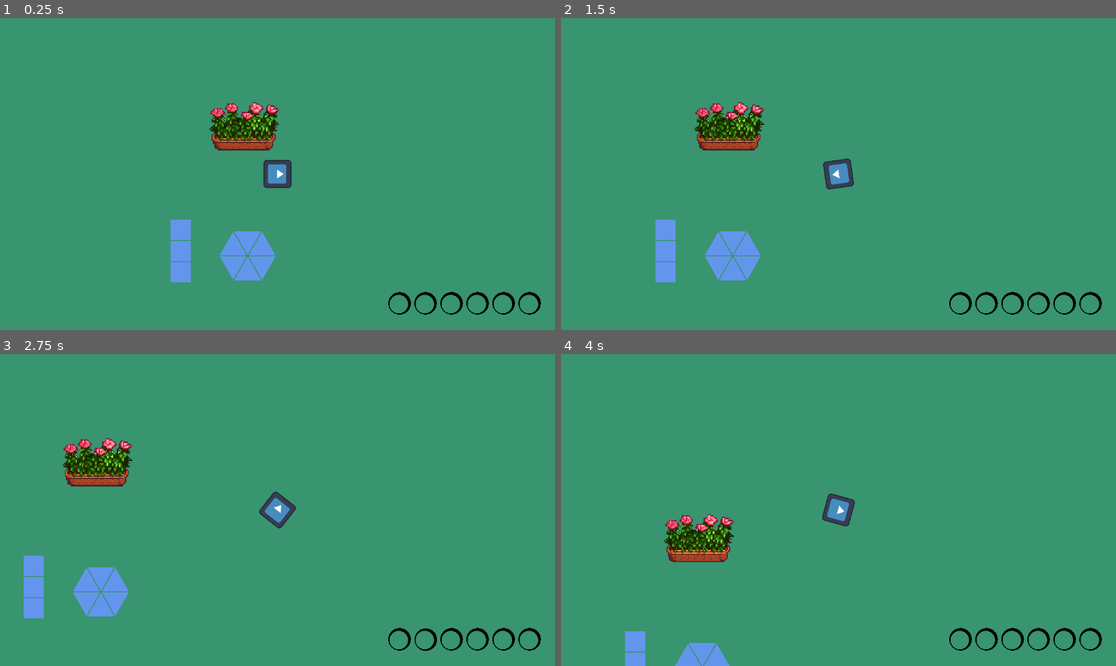
Above: before the commit, frames 1-4 (two rows, left to right).
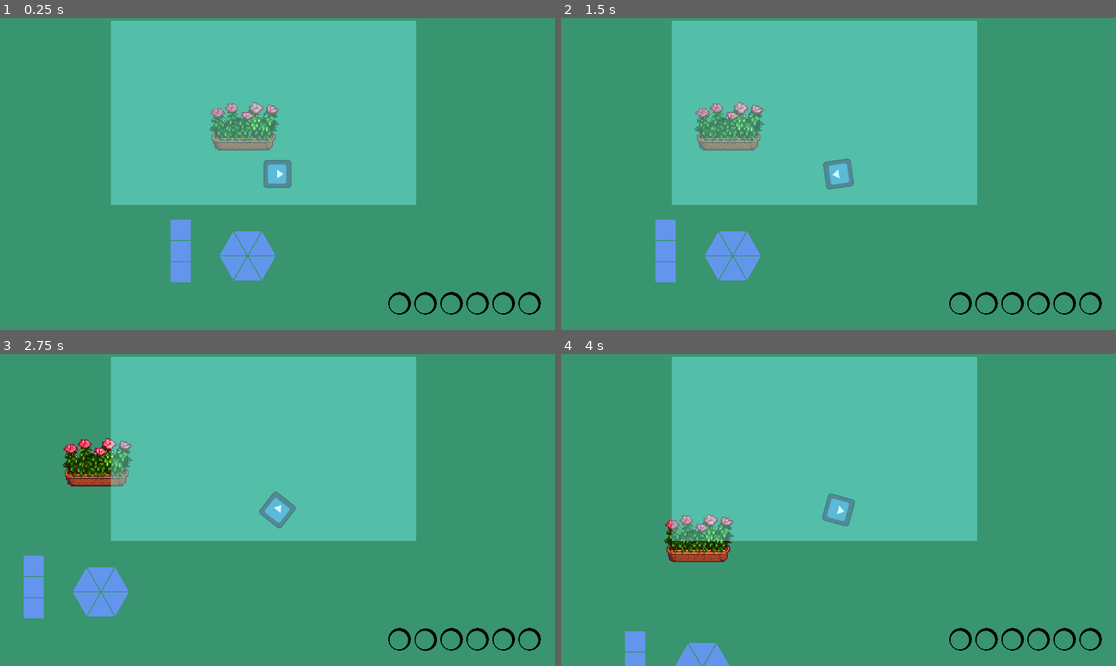
Above: after the commit, the same moments.

Repository: TheodoreVrel/DreamGarden
Game: Godot game, scene res://Scenes/GameManager/GameManager.tscn
Same seed, same stepped clock (60 frames per second), same inputs: the game is played once before the commit and once after it. The engine's default icon, where the game draws it, is replaced by a stand-in: a white triangle on a blue panel in a dark square.
Inputs (mouse positions are in pixels of both pictures, inside the frame that each line leads up to):
- Up to frame 1 (0.25 s): no input
- Up to frame 2 (1.5 s): move the mouse to (960, 158) at 0.52 s; hold D (move_right) 0.53-1.28 s; click (960, 158) at 0.6 s; move the mouse to (727, 189) at 1.27 s; hold Down (ui_down) from 1.28 s (still down); click (727, 189) at 1.35 s
- Up to frame 3 (2.75 s): tap Enter at 2 s; move the mouse to (333, 441) at 2.02 s; release Down (ui_down) at 2.03 s; hold D (move_right) from 2.03 s (still down); tap Mouse wheel down (scroll_down) at 2.1 s; click (333, 441) at 2.3 s
- Up to frame 4 (4 s): move the mouse to (810, 572) at 2.77 s; release D (move_right) at 2.78 s; hold Z (move_up) 2.78-3.53 s; tap Mouse wheel up (scroll_up) at 2.85 s; click (810, 572) at 3.05 s; move the mouse to (1005, 556) at 3.52 s; hold Q (move_left) from 3.53 s (still down); click (1005, 556) at 3.6 s

The runs differ from the first frame. In frame 1, 33% of the frame differs, in the area x 19-75%, y 0-60%; in frame 2, 32%; in frame 3, 32%; in frame 4, 32%.

Commit message:
tootlip

Diff:
--- a/Scenes/Debug/debug.gd
+++ b/Scenes/Debug/debug.gd
@@ -10,8 +10,26 @@
 		show_console()
 
 func print(variant, v1 = "", v2 = "", v3 = "", v4 = "", v5 = "", v6 = "", v7 = "", v8 = "", v9 = ""):
+	var args : Array
+	args.append(variant)
+	args.append(v1)
+	args.append(v2)
+	args.append(v3)
+	args.append(v4)
+	args.append(v5)
+	args.append(v6)
+	args.append(v7)
+	args.append(v8)
+	args.append(v9)
+
+	#for v in args:
+		#if v == null:
+			#v = ""
+
 	console.text += "\n"
-	console.text += str(variant) + str(v1) + str(v2) + str(v3) + str(v4) + str(v5) + str(v6) + str(v7) + str(v8) + str(v9)
+	for va in args:
+		console.text += str(va)
+	#variant) + str(v1) + str(v2) + str(v3) + str(v4) + str(v5) + str(v6) + str(v7) + str(v8) + str(v9)
 
 func show_console():
 	visible = !visible
--- a/Scenes/Debug/debug.tscn
+++ b/Scenes/Debug/debug.tscn
@@ -4,7 +4,6 @@
 
 [node name="Debug" type="CanvasLayer"]
 layer = 128
-visible = false
 script = ExtResource("1_pcufr")
 
 [node name="Control" type="Control" parent="."]
@@ -14,23 +13,25 @@
 anchor_bottom = 1.0
 grow_horizontal = 2
 grow_vertical = 2
+mouse_filter = 2
 
 [node name="ScrollContainer" type="ScrollContainer" parent="Control"]
 layout_mode = 1
 anchors_preset = -1
-anchor_left = 0.125
+anchor_left = 0.2
 anchor_top = 0.01
 anchor_right = 0.75
 anchor_bottom = 0.6
 grow_horizontal = 2
 grow_vertical = 2
+mouse_filter = 2
 
 [node name="DebugConsole" type="Control" parent="Control/ScrollContainer"]
 custom_minimum_size = Vector2(50, 50)
 layout_mode = 2
 size_flags_horizontal = 3
 size_flags_vertical = 3
-mouse_filter = 1
+mouse_filter = 2
 
 [node name="ColorRect" type="ColorRect" parent="Control/ScrollContainer/DebugConsole"]
 layout_mode = 1
--- a/Scenes/Flower/flower.gd
+++ b/Scenes/Flower/flower.gd
@@ -42,6 +42,8 @@
 
 	seed_texture = load(sprite_directory + str(id) + "_seed.png")
 	plant_texture = load(sprite_directory + str(id) + ".png")
+
+	#Debug.print(get_relevant_flower_info())
 	#print("plant texture = ", plant_texture)
 	#print(info)
 	#$Sprite2D.texture = load(sprite_directory + str(id) + ".png")
@@ -144,9 +146,24 @@
 func get_flower_stats_dict() -> Dictionary:
 	var stat_dict : Dictionary
 	if growth_stage == 3:
-		stat_dict = info
+		stat_dict = info.duplicate()
 	stat_dict.erase("plant_name")
 	stat_dict.erase("sun_multiplier")
 	stat_dict.erase("growth_time")
 	stat_dict.erase("water_needs")
 	return stat_dict
+
+func get_relevant_flower_info() -> Dictionary:
+	var stat_dict_1 : Dictionary
+	stat_dict_1 = info
+
+	var to_remove: Array
+	for data_point in info:
+		#print(data_point, "   ")
+		if str(stat_dict_1.get(data_point)) == "0":
+			to_remove.append(data_point)
+
+	for i in to_remove:
+		stat_dict_1.erase(i)
+	#print("-------------------", stat_dict)
+	return stat_dict_1
--- a/Scenes/GameManager/GameManager.gd
+++ b/Scenes/GameManager/GameManager.gd
@@ -7,6 +7,7 @@
 #@onready var npc = $Sandman
 @onready var shop = $Shop
 @onready var shopUI = $CanvasLayer/ShopGrid
+@onready var flower_tooltip = $CanvasLayer/flower_tooltip
 
 #var packed_flower_scene : PackedScene = preload("res://Scenes/Flower/flower.tscn")
 
@@ -19,6 +20,7 @@
 func _ready():
 	garden.connect("seed_harvested", on_seed_gain)
 	garden.connect("stats_updated", on_garden_stats_updated)
+	garden.connect("zone_hovered", on_planting_zone_hovered)
 	player.connect("player_interact", on_interact)
 	player.connect("cast_hit_object", on_cast_hit_object)
 	player.connect("cast_exit_object", on_cast_exit_object)
@@ -65,8 +67,15 @@
 		##print("cast exit ", obj)
 		#currently_cast_object = null
 
-
-
+func on_planting_zone_hovered(zone):
+	if zone and zone.flower_in_zone:
+		#print("zone data1 : ", zone.flower_in_zone)
+		Debug.print("zone data2 : ", zone.flower_in_zone.get_relevant_flower_info())
+		flower_tooltip.update_tooltip(zone.flower_in_zone.get_relevant_flower_info())
+		flower_tooltip.show_tooltip(true)
+		pass
+	elif flower_tooltip.visible:
+		flower_tooltip.show_tooltip(false)
 
 func on_new_seed_selected(flower_seed: Flower):
 	currently_held_seed = flower_seed
@@ -117,16 +126,12 @@
 	player.can_interact = true
 
 func on_seed_stock_updated(stock: Array):
-	print("seed stock received: ", stock)
+	#print("seed stock received: ", stock)
 	shopUI.empty_shop()
 
 	var new_seed : Flower
-	print("Empty Seed : ", new_seed)
+	#print("Empty Seed : ", new_seed)
 	for seed in stock:
 		new_seed = seed
-		print("seed = ", new_seed)
+		#print("seed = ", new_seed)
 		shopUI.add_flower_to_shop(new_seed, 10)
-
-func _on_shop_seed_stock_updated(stock):
-	print("???????????? This only works if manually linked")
-	pass # Replace with function body.
--- a/Scenes/GameManager/GameManager.tscn
+++ b/Scenes/GameManager/GameManager.tscn
@@ -8,6 +8,7 @@
 [ext_resource type="PackedScene" uid="uid://bi4rg6u25c7fi" path="res://Scenes/UIManager/GardenUI.tscn" id="6_42k4s"]
 [ext_resource type="PackedScene" uid="uid://ct72ybvsior3c" path="res://Scenes/InteractiveObject/Shop/shop_grid.tscn" id="7_iatum"]
 [ext_resource type="PackedScene" uid="uid://2dqp5grdm86n" path="res://Scenes/InteractiveObject/Shop/Shop.tscn" id="9_a3ihh"]
+[ext_resource type="PackedScene" uid="uid://cq60es5c30uwb" path="res://Scenes/UIManager/flower_tooltip.tscn" id="9_urf32"]
 
 [node name="GameManager" type="Node"]
 script = ExtResource("1_j82kq")
@@ -36,3 +37,7 @@
 
 [node name="Inventory" parent="CanvasLayer" instance=ExtResource("4_oyq5w")]
 metadata/_edit_use_anchors_ = true
+
+[node name="flower_tooltip" parent="CanvasLayer" instance=ExtResource("9_urf32")]
+visible = false
+scale = Vector2(2.36, 2.36)
--- a/Scenes/Garden/garden.gd
+++ b/Scenes/Garden/garden.gd
@@ -17,6 +17,7 @@
 
 signal seed_harvested(flower: Flower)
 signal stats_updated(stats_average: Dictionary)
+signal zone_hovered(zone: PlantingZone)
 
 func _ready():
 	for zone in $PlantingZones.get_children():
@@ -43,12 +44,14 @@
 
 func new_planting_zone(zone: PlantingZone):
 	zone.connect("growth_end", on_plant_in_zone_growth_end)
+	zone.connect("zone_hovered", on_zone_hovered)
 	for current_zone in $PlantingZones.get_children():
 		if zone == current_zone:
 			return
 	$PlantingZones.add_child(zone)
 
-
+func on_zone_hovered(zone):
+	zone_hovered.emit(zone)
 
 
 func on_plant_in_zone_growth_end():
--- a/Scenes/InteractiveObject/Planting Zone/Square/planting_zone_square.tscn
+++ b/Scenes/InteractiveObject/Planting Zone/Square/planting_zone_square.tscn
@@ -10,10 +10,10 @@
 scale = Vector2(7, 7)
 script = ExtResource("1_tspfn")
 
-[node name="Planting zone" parent="." instance=ExtResource("1_nof12")]
+[node name="PlantingZone" parent="." instance=ExtResource("1_nof12")]
 script = null
 
-[node name="CollisionShape2D" type="CollisionShape2D" parent="Planting zone"]
+[node name="CollisionShape2D" type="CollisionShape2D" parent="PlantingZone"]
 position = Vector2(3.06538e-07, 1.02179e-07)
 scale = Vector2(0.7, 0.7)
 shape = SubResource("RectangleShape2D_hkd63")
--- a/Scenes/InteractiveObject/Planting Zone/Triangle/planting_zone_triangle.tscn
+++ b/Scenes/InteractiveObject/Planting Zone/Triangle/planting_zone_triangle.tscn
@@ -7,10 +7,10 @@
 scale = Vector2(7, 7)
 script = ExtResource("1_2hfmb")
 
-[node name="Planting zone" parent="." instance=ExtResource("1_pm0u3")]
+[node name="PlantingZone" parent="." instance=ExtResource("1_pm0u3")]
 script = null
 
-[node name="CollisionPolygon2D" type="CollisionPolygon2D" parent="Planting zone"]
+[node name="CollisionPolygon2D" type="CollisionPolygon2D" parent="PlantingZone"]
 scale = Vector2(0.7, 0.7)
 polygon = PackedVector2Array(0, -5, -4, 2, 4, 2)
 
--- a/Scenes/InteractiveObject/Planting Zone/planting_zone.gd
+++ b/Scenes/InteractiveObject/Planting Zone/planting_zone.gd
@@ -4,6 +4,7 @@
 @onready var collision_polygon : CollisionPolygon2D = get_child(0).find_child("CollisionPolygon2D")
 @onready var polygon : Polygon2D = find_child("Polygon2D")
 @onready var growth_timer : Timer = find_child("GrowthTimer")
+@onready var area : Area2D = find_child("PlantingZone")
 
 var default_color : Color = Color.CORNFLOWER_BLUE
 var hover_color : Color = Color.BISQUE
@@ -17,7 +18,7 @@
 var flower_sprite_zone
 
 signal growth_end
-
+signal zone_hovered
 
 func _ready():
 	#var player = get_tree().current_scene.find_child("Player", true)
@@ -28,6 +29,10 @@
 	if polygon:
 		polygon.color = default_color
 	growth_timer.connect("timeout", _on_growth_timer_timeout)
+
+	area.connect("mouse_entered", on_mouse_entered)
+	area.connect("mouse_exited", on_mouse_exited)
+
 
 
 func zone_interaction(interaction: zone_interaction_type):
@@ -104,3 +109,9 @@
 		#print(frame)
 
 	#print(flower_sprite, "is updating?????  ", flower_sprite.frame)
+
+
+func on_mouse_entered():
+	zone_hovered.emit(self)
+func on_mouse_exited():
+	zone_hovered.emit(null)
--- a/Scenes/InteractiveObject/Shop/shop_manager.gd
+++ b/Scenes/InteractiveObject/Shop/shop_manager.gd
@@ -25,10 +25,10 @@
 	var new_flower : Flower
 	for flower_id in starting_seed_stock:
 		new_flower = Flower.new(flower_id)
-		print("---------------------   ", new_flower.info.get("plant_name"))
+		#print("---------------------   ", new_flower.info.get("plant_name"))
 		seed_stock.append(new_flower)
 
-	print("emit seed stock : ", seed_stock)
+	#print("emit seed stock : ", seed_stock)
 	seed_stock_updated.emit(seed_stock)
 	test_stock_updated.emit()
 
--- a/Scenes/Inventory/InventorySlot.gd
+++ b/Scenes/Inventory/InventorySlot.gd
@@ -33,7 +33,7 @@
 func update_flower_texture_rect():
 	if slotted_flower:
 		var flower_id = slotted_flower.id
-		print("adding texture for seed : ", slotted_flower, " - texture = ", slotted_flower.seed_texture)
+		#print("adding texture for seed : ", slotted_flower, " - texture = ", slotted_flower.seed_texture)
 		flower_texture_rect.texture = slotted_flower.seed_texture #load(sprite_directory + str(flower_id) + "_seed.png")
 	else:
 		flower_texture_rect.texture = null
--- /dev/null
+++ b/Scenes/UIManager/flower_tooltip.gd
@@ -0,0 +1,12 @@
+extends Control
+
+@onready var label = $Label
+
+func update_tooltip(flower_info : Dictionary):
+	label.text = "[color=black]"
+	for info in flower_info:
+		label.text += str(info) + " : " + str(flower_info.get(info)) + "\n"
+	label.text += "[/color]"
+
+func show_tooltip(show : bool):
+	visible = show
--- /dev/null
+++ b/Scenes/UIManager/flower_tooltip.tscn
@@ -0,0 +1,38 @@
+[gd_scene load_steps=2 format=3 uid="uid://cq60es5c30uwb"]
+
+[ext_resource type="Script" path="res://Scenes/UIManager/flower_tooltip.gd" id="1_3aki8"]
+
+[node name="flower_tooltip" type="Control"]
+layout_mode = 3
+anchor_right = 0.078
+anchor_bottom = 0.11
+offset_right = 0.143997
+offset_bottom = -0.280006
+grow_horizontal = 2
+grow_vertical = 2
+script = ExtResource("1_3aki8")
+
+[node name="ColorRect" type="ColorRect" parent="."]
+layout_mode = 1
+anchors_preset = 15
+anchor_right = 1.0
+anchor_bottom = 1.0
+grow_horizontal = 2
+grow_vertical = 2
+
+[node name="Label" type="RichTextLabel" parent="."]
+layout_mode = 1
+anchors_preset = -1
+offset_left = 2.0
+offset_top = 2.0
+offset_right = 245.0
+offset_bottom = 138.0
+scale = Vector2(0.35, 0.35)
+bbcode_enabled = true
+text = "[color=black][b][u]Rose[/u][/b]
+[b]Love[/b] : 3
+[b]Lust[/b] : 3
+[b]Growth Time[/b] : 12 min
+[b]Sun needs[/b] : fine in the shade
+[b]Water needs[/b] : moderate[/color]"
+fit_content = true
--- a/project.godot
+++ b/project.godot
@@ -19,6 +19,10 @@
 
 GlobalFlowersData="*res://Scenes/GameManager/global_flowers_data.gd"
 Debug="*res://Scenes/Debug/debug.tscn"
+
+[display]
+
+window/size/resizable=false
 
 [input]
 
Not shown: 1 places in Scenes/GameManager/GameManager.tscn that only renumber resources
